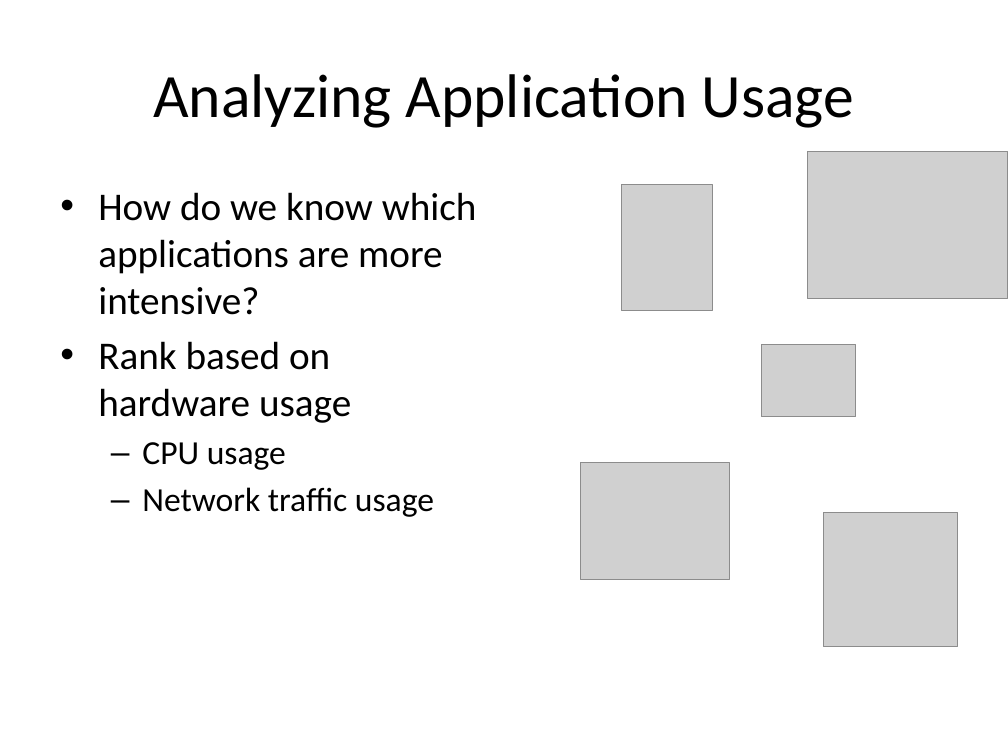
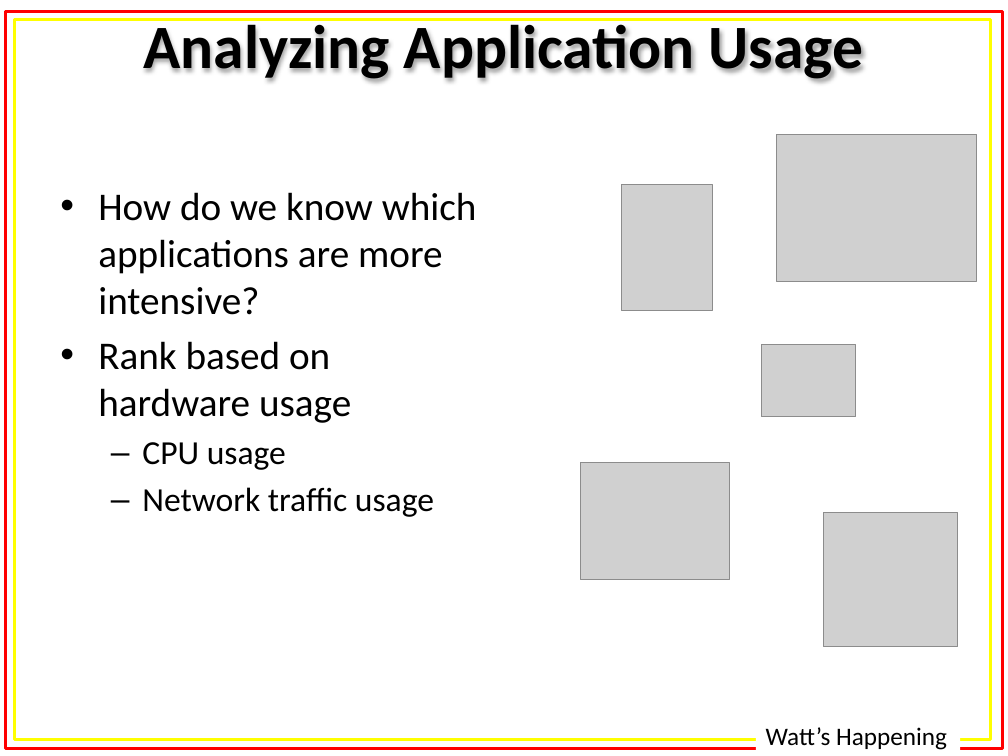
Before and after one commit to alexisfisher/watts-happening, a slide deck: slide 10 of docs/presentation/Presentation.pptx (slide 9 before the commit). Drawn at 1008x756 pixels with LibreOffice and Linux fonts; fonts in the diff are those of the drawing; grey boxes stand for pictures. Boxes give left, top, right and bottom in pixels: in the first picture for what was removed or moved away, otherwise in the second. Text is boxed around its words. In the diff, an @@ line names an element or a change of style, - is before the commit and + after.

```diff
--- a/docs/presentation/Presentation.pptx
+++ b/docs/presentation/Presentation.pptx
@@ rectangle added at <box>5,12,1003,749</box>, outline #FF0000 2 pt @@
@@ rectangle added at <box>14,19,991,740</box>, outline #FFFF00 2 pt @@
@@ title added at <box>42,0,966,89</box>, fill gradient #779737 to #9BC348 to #9DC746, 44 pt, text #000000, bold @@
+Analyzing Application Usage
@@ title removed at <box>153,74,854,128</box> @@
-Analyzing Application Usage
@@ picture: place and size @@
-picture at <box>807,151,1008,298</box>
+picture at <box>776,134,977,281</box>
@@ text added at <box>766,727,947,750</box>, 18 pt, text #000000 @@
+Watt’s Happening
```
Also in this commit, not shown: 10 other slides changed, 3 slides added, 2 slides removed, 1 other file.
